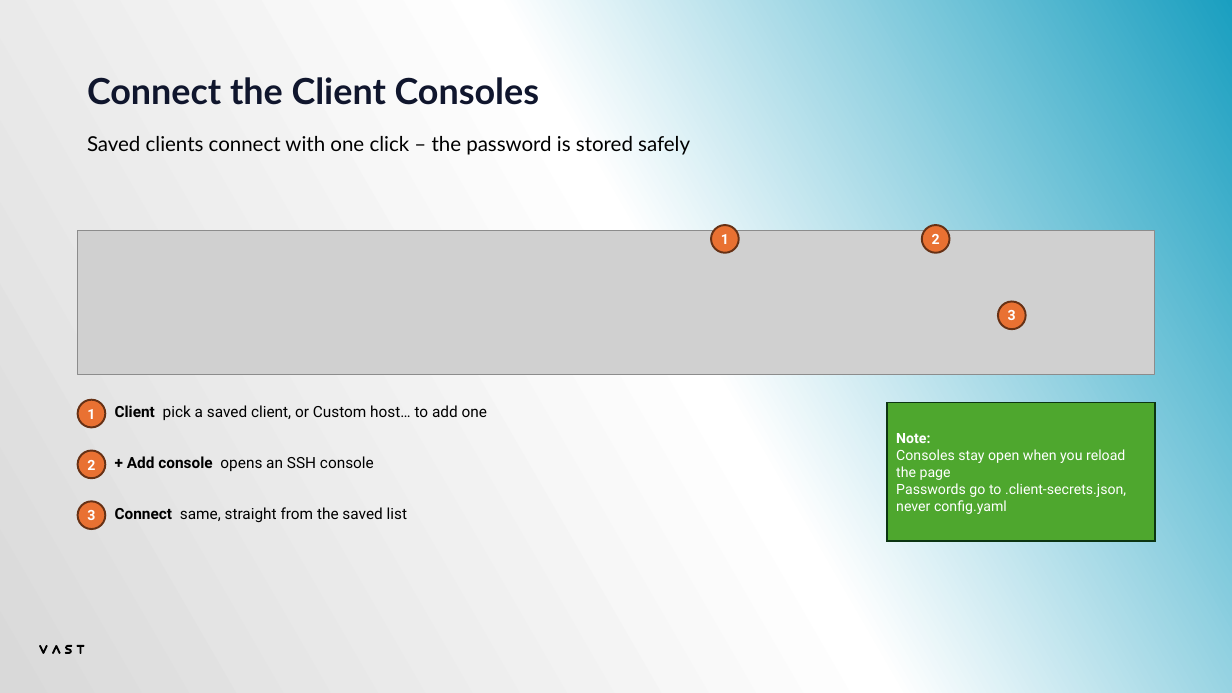
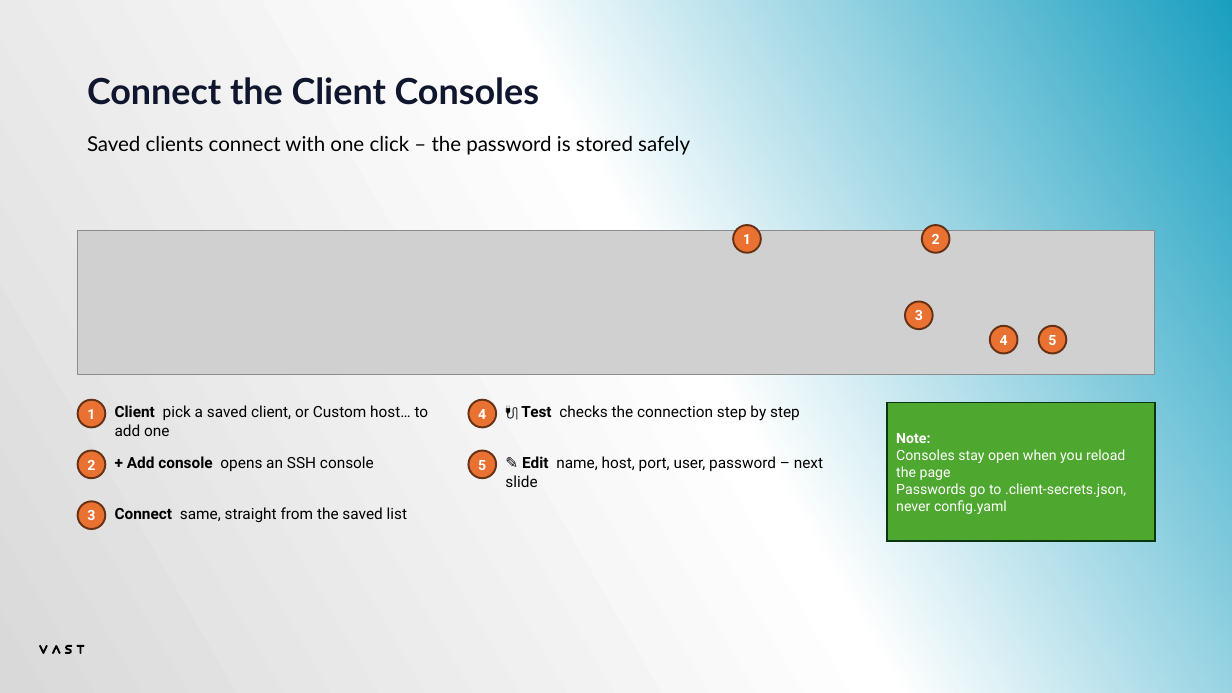
Before and after one commit to alexaung-staryskai/vast-test-automation, a slide deck: slide 16 of VAST Test Bench - Tester Manual.pptx (slide 13 before the commit). Drawn at 1232x693 pixels with LibreOffice and Linux fonts; fonts in the diff are those of the drawing; grey boxes stand for pictures. Boxes give left, top, right and bottom in pixels: in the first picture for what was removed or moved away, otherwise in the second. Text is boxed around its words. In the diff, an @@ line names an element or a change of style, - is before the commit and + after.

```diff
--- a/VAST Test Bench - Tester Manual.pptx
+++ b/VAST Test Bench - Tester Manual.pptx
@@ ellipse "1": place and size @@
-ellipse "1" at bbox=[712, 226, 739, 253]
+ellipse "1" at bbox=[733, 226, 761, 253]
@@ ellipse "3": place and size @@
-ellipse "3" at bbox=[998, 301, 1026, 329]
+ellipse "3" at bbox=[905, 301, 933, 329]
@@ ellipse added at bbox=[990, 326, 1018, 354], fill #E97132, outline #663216 1.5 pt, 11 pt, text #FFFFFF, bold @@
+4
@@ ellipse added at bbox=[1039, 326, 1067, 354], fill #E97132, outline #663216 1.5 pt, 11 pt, text #FFFFFF, bold @@
+5
@@ text "Client pick a saved client, ..." rewrapped from bbox=[115, 405, 487, 420] to bbox=[115, 405, 429, 436] @@
@@ ellipse added at bbox=[469, 400, 496, 428], fill #E97132, outline #663216 1.5 pt, 11 pt, text #FFFFFF, bold @@
+4
@@ text added at bbox=[521, 405, 800, 421], 12 pt, text #000000 @@
+🔌 Test checks the connection step by step
@@ ellipse added at bbox=[469, 451, 496, 479], fill #E97132, outline #663216 1.5 pt, 11 pt, text #FFFFFF, bold @@
+5
@@ text added at bbox=[505, 456, 823, 487], 12 pt, text #000000 @@
+✎ Edit name, host, port, user, password – next slide
```
Also in this commit, not shown: 7 other slides changed, 10 slides added, 21 other files.
